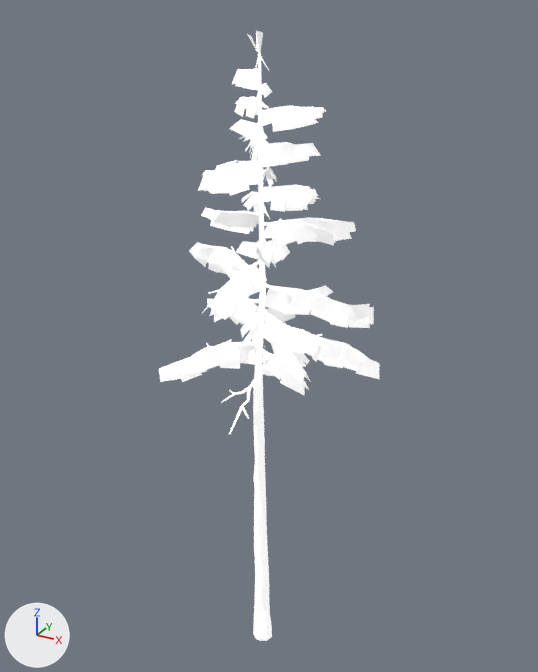
One commit to the glTF model public/siege/scifi/alpine_SM_Env_Pine_01.gltf: the scene before it, then after it.
The view is the same before and after, from a 50 mm lens placed at (8.26, -14.6, 16.81), pointed at (-0.07, 0.55, 9.24). The lights are fixed; the arrows at lower left show +X, +Y and +Z. The older version comes first. Objects named as collision shapes, trigger or cutter boxes, shadow casters or lower levels of detail are left out. Where no turn or scale is listed for an object, it has been applied to the vertices.

Objects in the first picture: 'SM_Env_Pine_01_LOD0'.
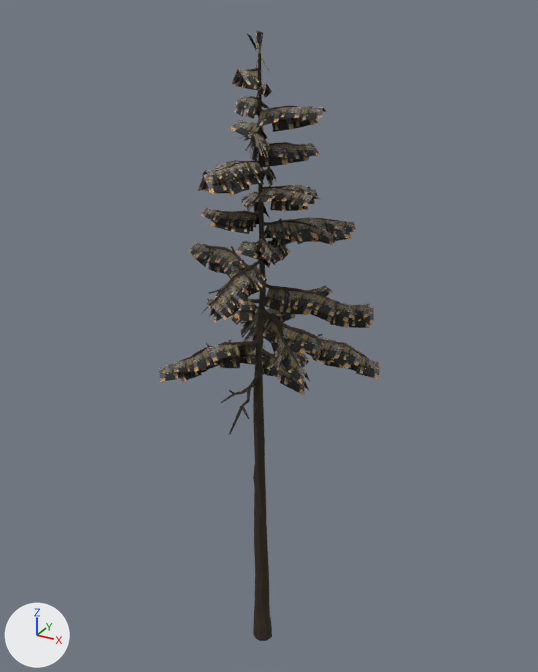
Location of each change, [x1, y1, x2, y2] in pixels of the pictures (538 x 672 px):
'SM_Env_Pine_01_LOD0', surface changed (darker): [159, 30, 380, 641] in both

What changed in the scene script:
```text
Add img_polygonnaturebiomess2_alpine_texture_01:
    img_polygonnaturebiomess2_alpine_texture_01 = load_image('PolygonNatureBiomesS2_Alpine_Texture_01', 'PolygonNatureBiomesS2_Alpine_Texture_01.webp', 4096, 4096, 'sRGB')
Change mat_mat_01a1:
    where n0 = _N.new('ShaderNodeBsdfPrincipled'); n0.name = 'Principled BSDF'
    remove n0.inputs[28].default_value = 0.5  # 'Emission Strength'
    add n3 = _N.new('ShaderNodeMix'); n3.name = 'Mix'
    add n3.data_type = 'RGBA'
    add n3.blend_type = 'MULTIPLY'
    add n3.inputs[0].default_value = 1.0  # 'Factor'
    add n4 = _N.new('ShaderNodeTexImage'); n4.name = 'Image Texture'
    add n4.image = img_polygonnaturebiomess2_alpine_texture_01
    where n2 = _N.new('ShaderNodeVertexColor'); n2.name = 'Color Attribute'
    remove _L.new(n2.outputs[0], n0.inputs[0])  # 'Color' to 'Base Color'
    add _L.new(n3.outputs[2], n0.inputs[0])  # 'Result' to 'Base Color'
    add _L.new(n2.outputs[0], n3.inputs[7])  # 'Color' to 'B'
    add _L.new(n4.outputs[0], n3.inputs[6])  # 'Color' to 'A'
```
